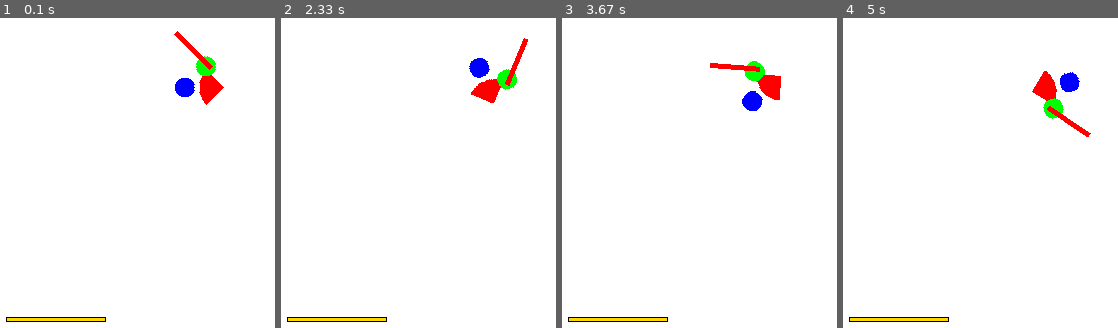
Above: before the commit, frames 1-4 (left to right).
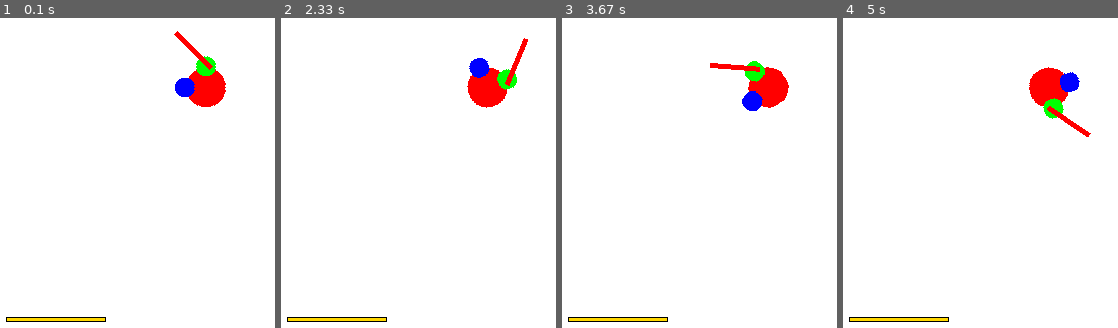
Above: after the commit, the same moments.

Repository: fjaviergb/Pygames-Hermanios
Game: pygame game, started from old/PruebaSuperPlayer.py
Same seed, same stepped clock (60 frames per second), same inputs: the game is played once before the commit and once after it.
Inputs (mouse positions are in pixels of both pictures, inside the frame that each line leads up to):
- Up to frame 1 (0.1 s): no input
- Up to frame 2 (2.33 s): hold D 0.33-0.8 s; move the mouse to (468, 107) at 0.37 s; click (490, 120) at 0.88 s; hold W 1.17-1.47 s; click (366, 92) at 1.25 s; hold D 1.5-1.97 s; click (outside the picture) at 1.58 s; hold A from 2 s (still down); click (outside the picture) at 2.08 s
- Up to frame 3 (3.67 s): release A at 2.53 s; tap Space at 2.57 s; hold S 2.9-3.2 s; click (outside the picture) at 2.98 s; hold A 3.23-3.63 s; click (589, 73) at 3.32 s
- Up to frame 4 (5 s): hold W 3.67-4.03 s; click (1054, 138) at 3.75 s; hold D 4.07-4.7 s; click (outside the picture) at 4.15 s; hold S from 4.73 s (still down); click (outside the picture) at 4.82 s

The runs differ from the first frame. In frame 1, 0.7% of the frame differs, in the area x 68-83%, y 16-29%; in frame 2, 0.7%; in frame 3, 0.7%; in frame 4, 0.7%, in the area x 67-82%, y 15-29%.

Commit message:
Return size player to normal

Diff:
--- a/SuperPlayer.py
+++ b/SuperPlayer.py
@@ -11,10 +11,10 @@
 class body(pg.sprite.Sprite):
     def __init__(self, xinit, yinit):
         super().__init__()
-        self.radio = 25
+        self.radio = 20
         self.x = xinit
         self.y = yinit
-        self.image = pg.Surface((25, 25))
+        self.image = pg.Surface((50, 50))
         pg.draw.circle(self.image, (RED), (25, 25), self.radio)
         self.rect = self.image.get_rect(center=(250, 250))
         self.mask = pg.mask.from_surface(self.image)
--- a/otherplayer.py
+++ b/otherplayer.py
@@ -29,7 +29,7 @@
         self.y = y
         self.playerx = playerx
         self.playery = playery
-        self.image = pg.Surface((25, 25))
+        self.image = pg.Surface((50, 50))
         pg.draw.circle(self.image, (RED), (25, 25), self.radio)
         self.rect = self.image.get_rect(
             center=(self.x - playerx + 250, self.y - playery + 250)
